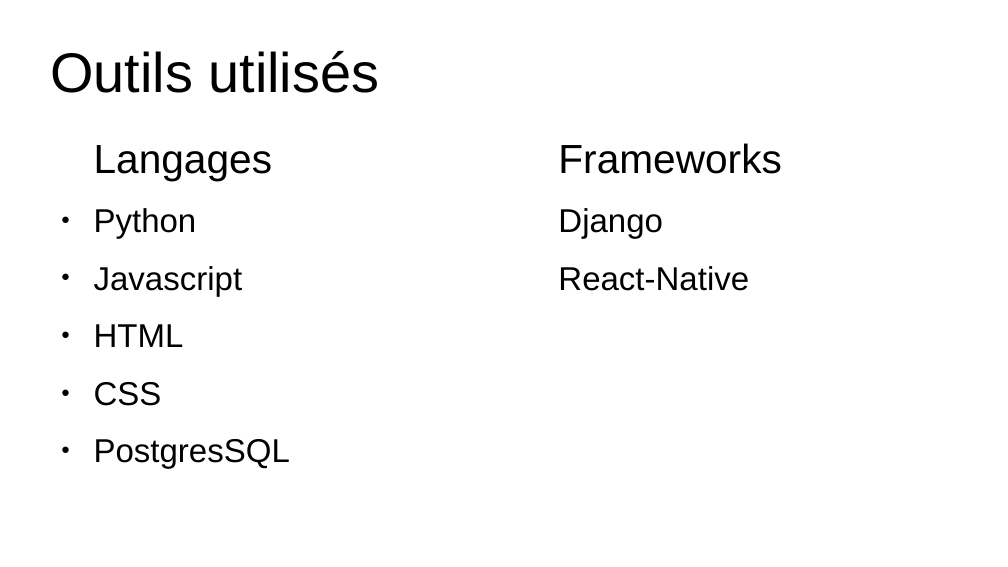
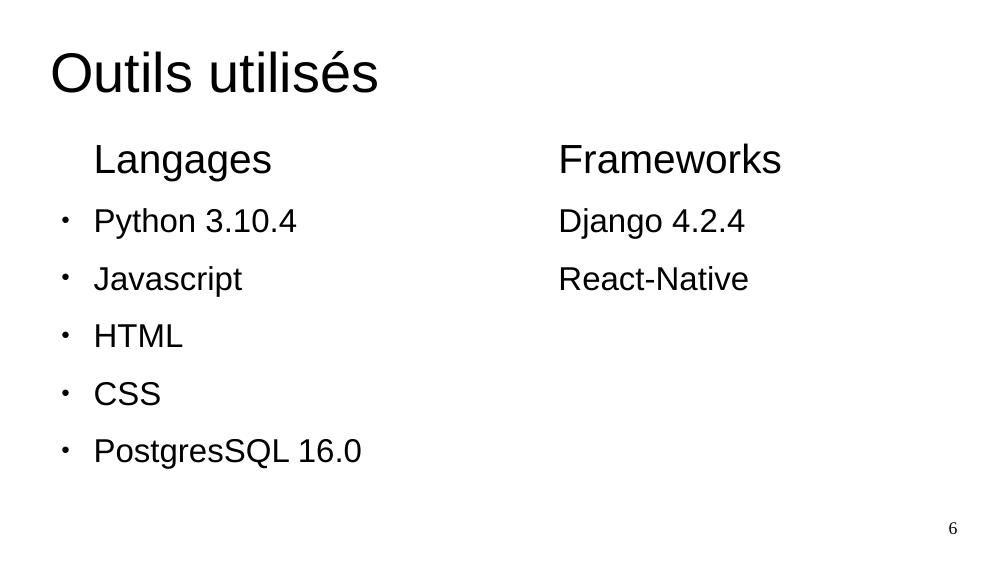
Before and after one commit to Myrrhe/aston-project-3, a slide deck: slide 6 of soutenance/res/powerpoint_20230318.odp (slide 5 before the commit). Drawn at 1008x567 pixels with LibreOffice and Linux fonts; fonts in the diff are those of the drawing. Boxes give left, top, right and bottom in pixels: in the first picture for what was removed or moved away, otherwise in the second. Text is boxed around its words. In the diff, an @@ line names an element or a change of style, - is before the commit and + after.

Commit message:
Improved presentation.

```diff
--- a/soutenance/res/powerpoint_20230318.odp
+++ b/soutenance/res/powerpoint_20230318.odp
@@ text at <box>94,208,297,239</box>: text changed @@
-● Python
+● Python 3.10.4
@@ text at <box>558,208,745,239</box>: text changed @@
-Django
+Django 4.2.4
@@ text at <box>94,439,362,469</box>: text changed @@
-● PostgresSQL
+● PostgresSQL 16.0
@@ page number added at <box>949,522,958,534</box>, 14 pt, text #000000 @@
+6
```
Also in this commit, not shown: 24 other slides changed, 2 slides added, 1 slide removed, 24 other files.
